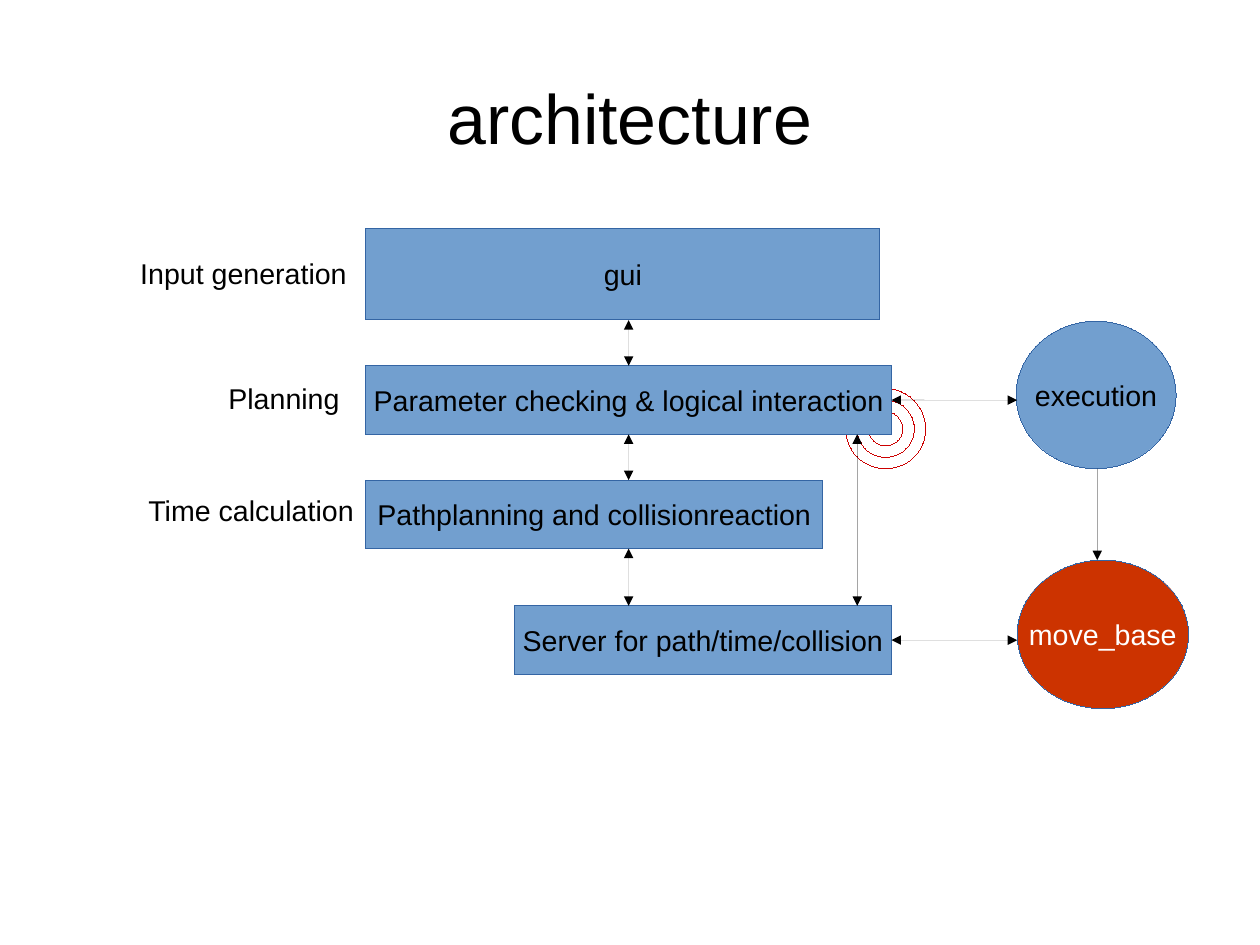
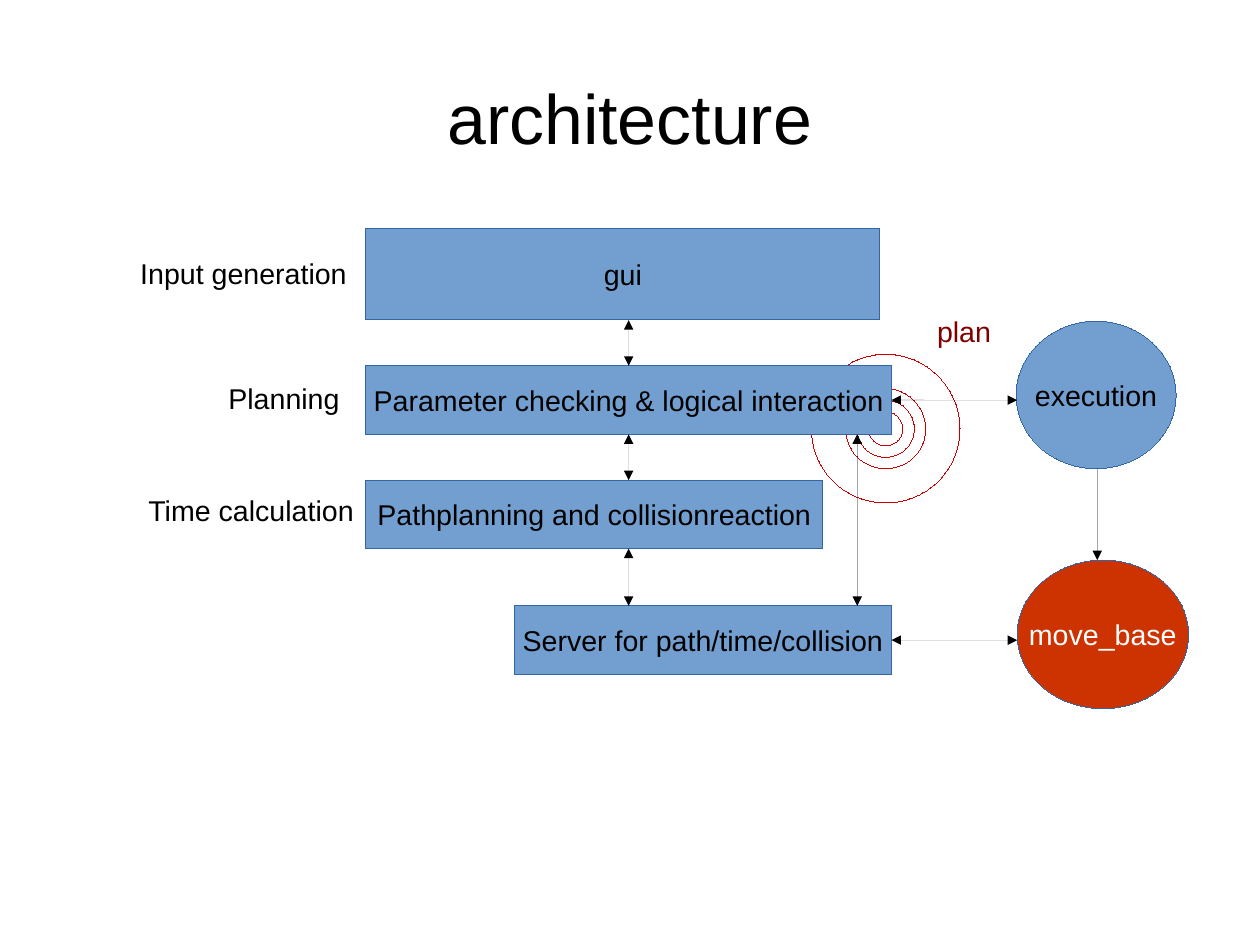
Before and after one commit to VirtualVale/ProjectPath, a slide deck: slide 13 of pathplanning_slides.odp. Drawn at 1260x945 pixels with LibreOffice and Linux fonts; fonts in the diff are those of the drawing. Boxes give left, top, right and bottom in pixels: in the first picture for what was removed or moved away, otherwise in the second. Text is boxed around its words. In the diff, an @@ line names an element or a change of style, - is before the commit and + after.

```diff
--- a/pathplanning_slides.odp
+++ b/pathplanning_slides.odp
@@ text added at (937,321,991,347), 18 pt, text #800000 @@
+plan
@@ ellipse added at (812,354,960,503), outline #CC0000 0 pt @@
```
Also in this commit, not shown: 10 other files.
